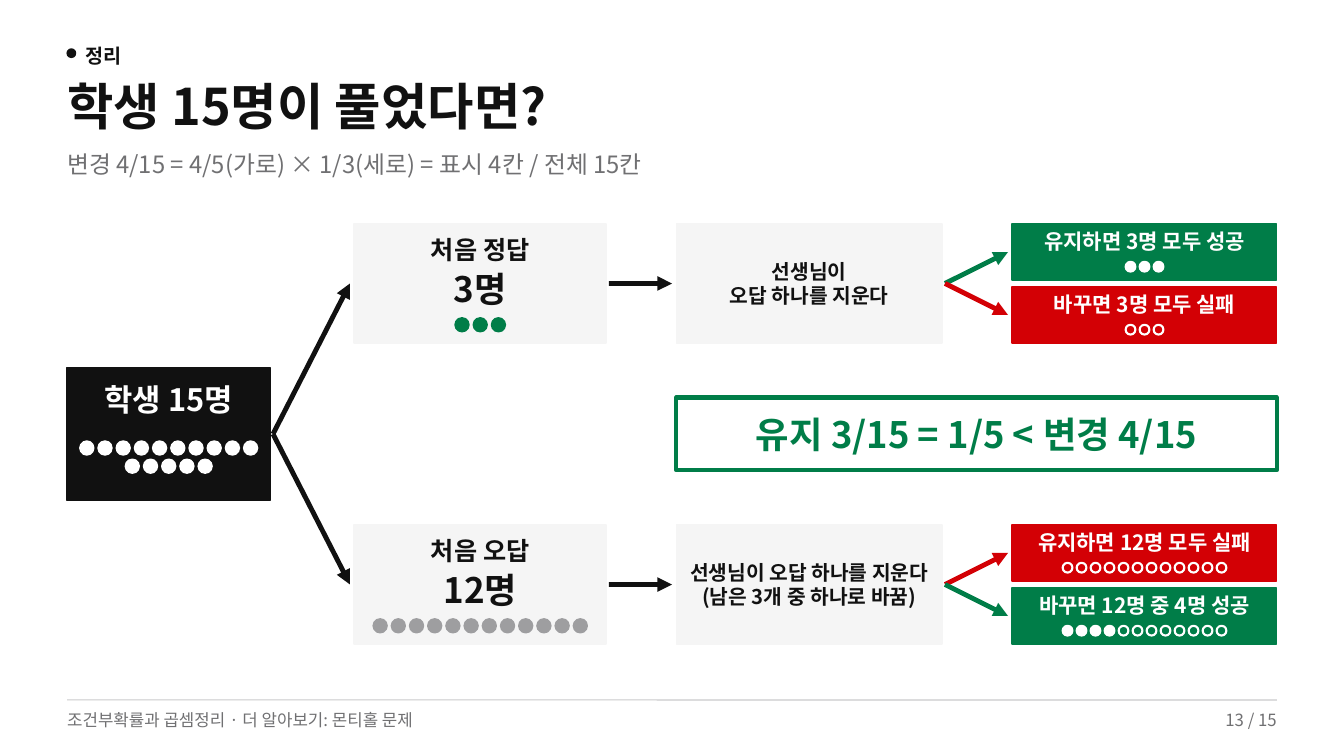
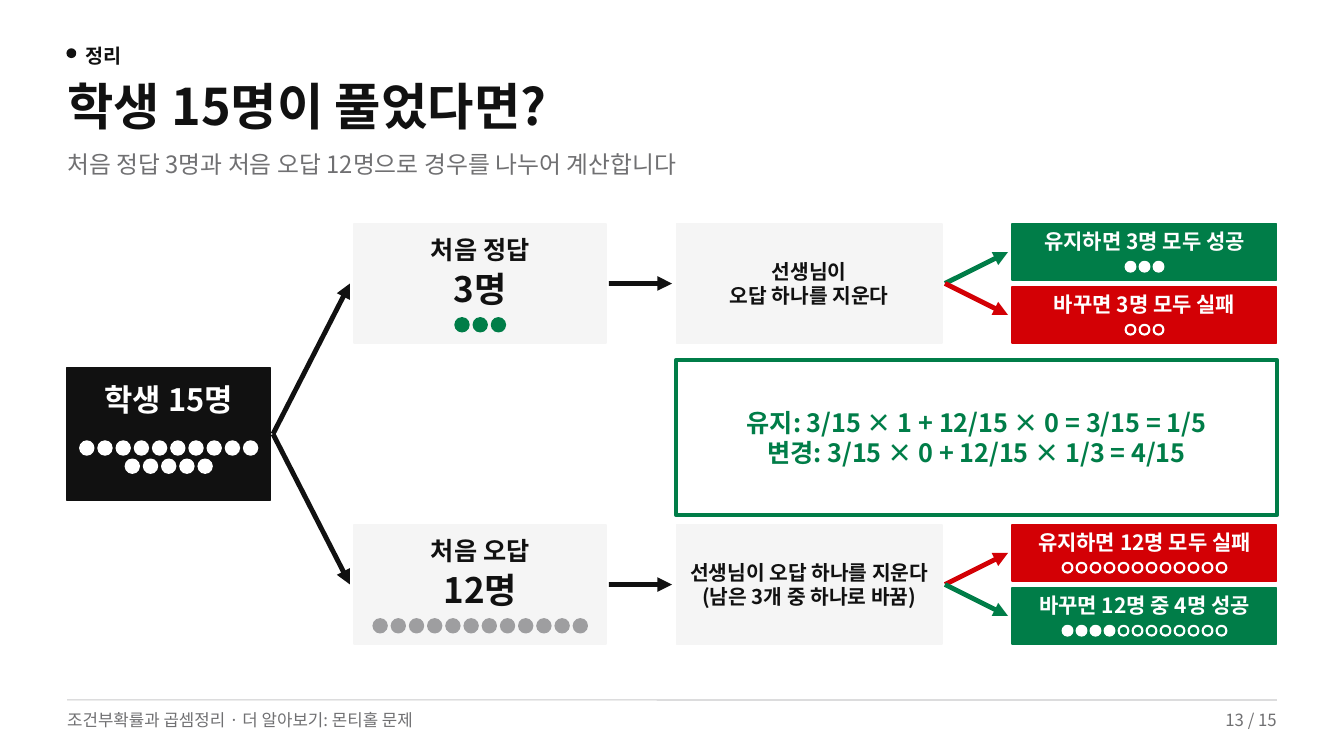
Before and after one commit to yestar02/ms-b4af2784, a slide deck: slide 13 of slides.pptx. Drawn at 1344x756 pixels with LibreOffice and Linux fonts; fonts in the diff are those of the drawing. Boxes give left, top, right and bottom in pixels: in the first picture for what was removed or moved away, otherwise in the second. Text is boxed around its words. In the diff, an @@ line names an element or a change of style, - is before the commit and + after.

```diff
--- a/slides.pptx
+++ b/slides.pptx
@@ text at [67, 153, 676, 175]: text changed @@
-변경 4/15 = 4/5(가로) × 1/3(세로) = 표시 4칸 / 전체 15칸
+처음 정답 3명과 처음 오답 12명으로 경우를 나누어 계산합니다
@@ rectangle: place and size @@
-rectangle at [677, 397, 1277, 470]
+rectangle at [677, 360, 1277, 515]
@@ text at [747, 411, 1206, 467]: text changed; size 26 to 18 pt @@
-유지 3/15 = 1/5 < 변경 4/15
+유지: 3/15 × 1 + 12/15 × 0 = 3/15 = 1/5
+변경: 3/15 × 0 + 12/15 × 1/3 = 4/15
```
Also in this commit, not shown: 1 other file.
